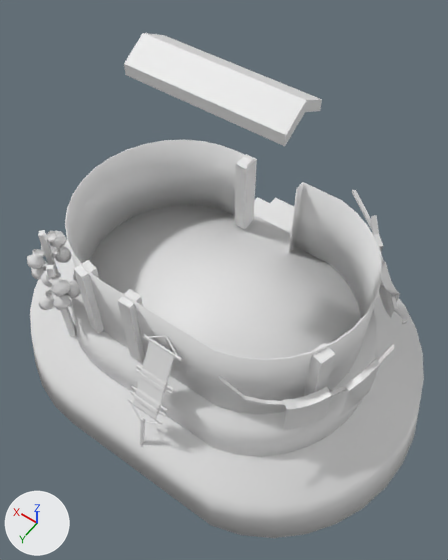
A saved change to the COLLADA model art/meshes/structural/mayas/house_01.dae.
Camera for both pictures: a 50 mm camera at (-8.9, 12.2, 21.1) aimed at (-0.8, 0.9, 3.2). Lighting does not change. The marker at lower left points along +X, +Y and +Z. The first picture is the older version. Materials are left out; every surface is plain grey.

The first picture shows 'house_01'.
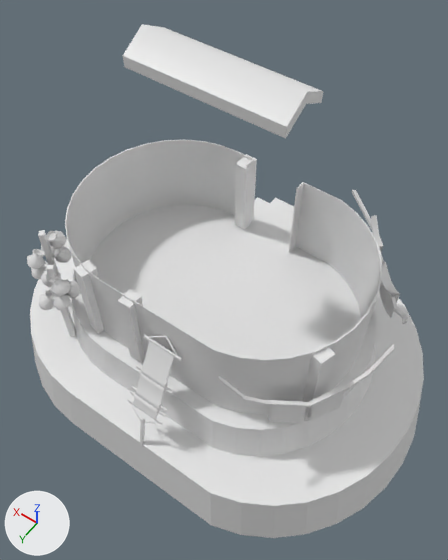
Changed parts and their boxes [x1, y1, x2, y2] in the pictures (448 x 560 px; the box of a moved part takes in the faces that stretch with it):
```json
{"object": "house_01", "change": "reshaped", "before": [27, 33, 424, 538], "after": [27, 24, 424, 538]}
{"part": 1, "of": "me_cubo_002", "change": "moved or reshaped", "before": [124, 33, 322, 146], "after": [123, 24, 323, 139]}
{"part": 2, "of": "me_cubo_002", "change": "moved or reshaped", "before": [283, 358, 380, 430], "after": [267, 386, 345, 423]}
```

Edits to the scene script, one JSON object a line:
```json
{"block": "me_cubo_002", "where": "# used by ob_house_01; location = (0.0, 0.0, 0.0)"}
{"op": "remove", "block": "me_cubo_002", "code": "me_cubo_002.from_pydata(...)  # 1608 vertices, 2940 faces; spans x -9.2..9.1, y -6.5..6.6, z -3.5..11.4"}
{"op": "add", "block": "me_cubo_002", "code": "me_cubo_002.from_pydata(...)  # 1394 vertices, 2512 faces; spans x -9.2..9.1, y -6.5..6.6, z -3.5..11.6"}
{"block": "me_cubo_002", "change": "me_cubo_002 part 1: the loose piece of 12 vertices spanning x -2.8..2.7, y -0.9..1.0, z 10.5..11.4 is moved by (0.0, 0.0, 0.3)"}
{"block": "me_cubo_002", "change": "me_cubo_002 part 2: 24 vertices removed from x -7.1..-5.0, y 1.0..3.7, z 1.1..3.9; 16 vertices added at x -6.5..-4.7, y 1.9..3.9, z 1.2..2.9"}
{"block": "me_cubo_002", "change": "other edits to the shape of me_cubo_002 do not show in these pictures"}
```
